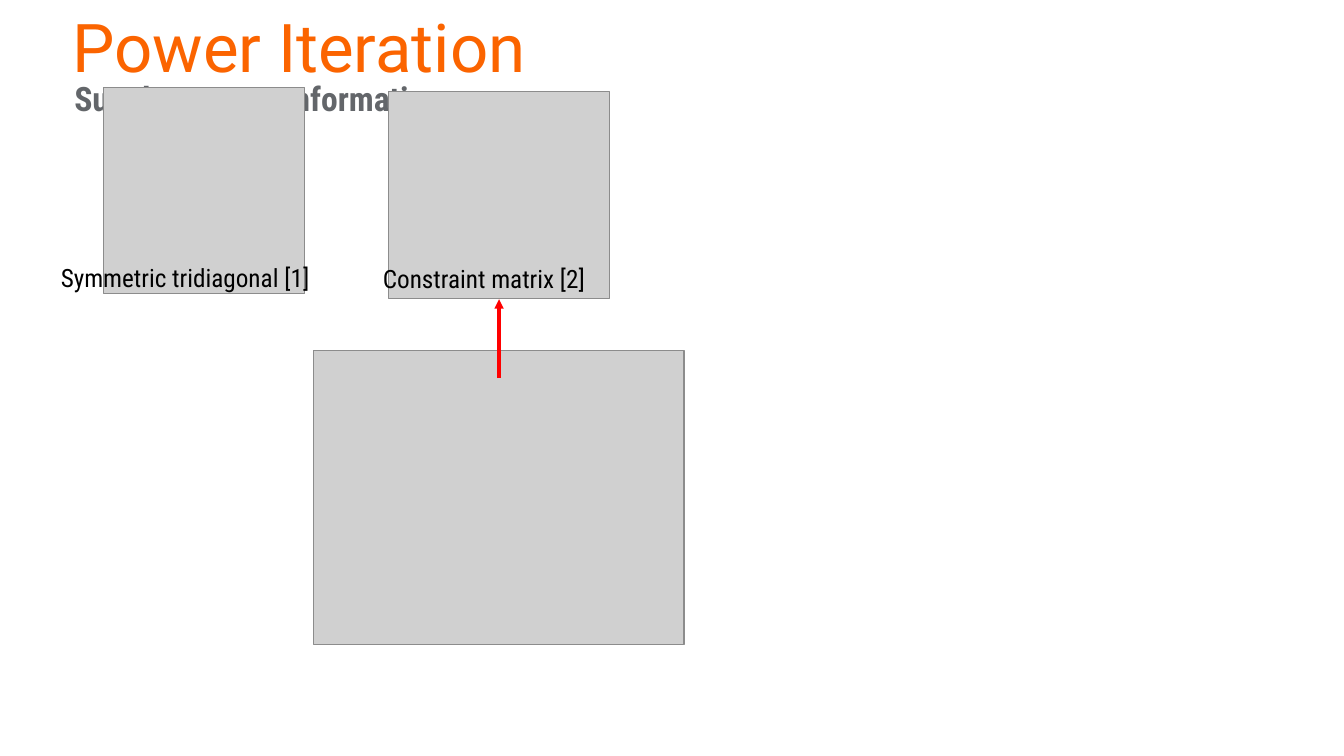
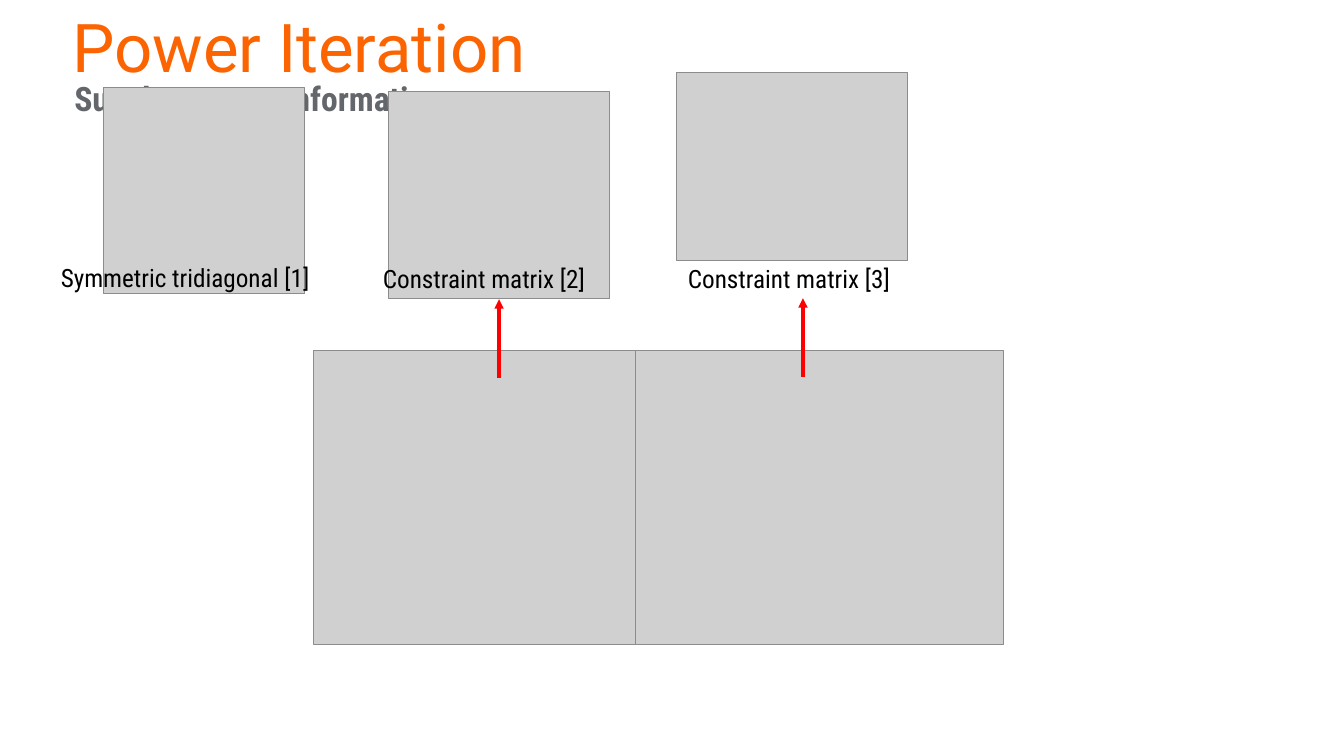
Before and after one commit to disys-lab/meliso, a slide deck: slide 6 of MELISOvsGPU.pptx (slide 5 before the commit). Drawn at 1344x756 pixels with LibreOffice and Linux fonts; fonts in the diff are those of the drawing; grey boxes stand for pictures; background and template pictures are left out. Boxes give left, top, right and bottom in pixels: in the first picture for what was removed or moved away, otherwise in the second. Text is boxed around its words. In the diff, an @@ line names an element or a change of style, - is before the commit and + after.

```diff
--- a/MELISOvsGPU.pptx
+++ b/MELISOvsGPU.pptx
@@ picture added at (677,73,907,261) @@
@@ text added at (688,267,890,292), 18 pt, text #000000 @@
+Constraint matrix [3]
@@ arrow added from (804, 377) to (804, 298), #FF0000 2.25 pt @@
@@ picture added at (635,351,1003,645) @@
```
Also in this commit, not shown: 1 other slide changed, 1 slide added.
